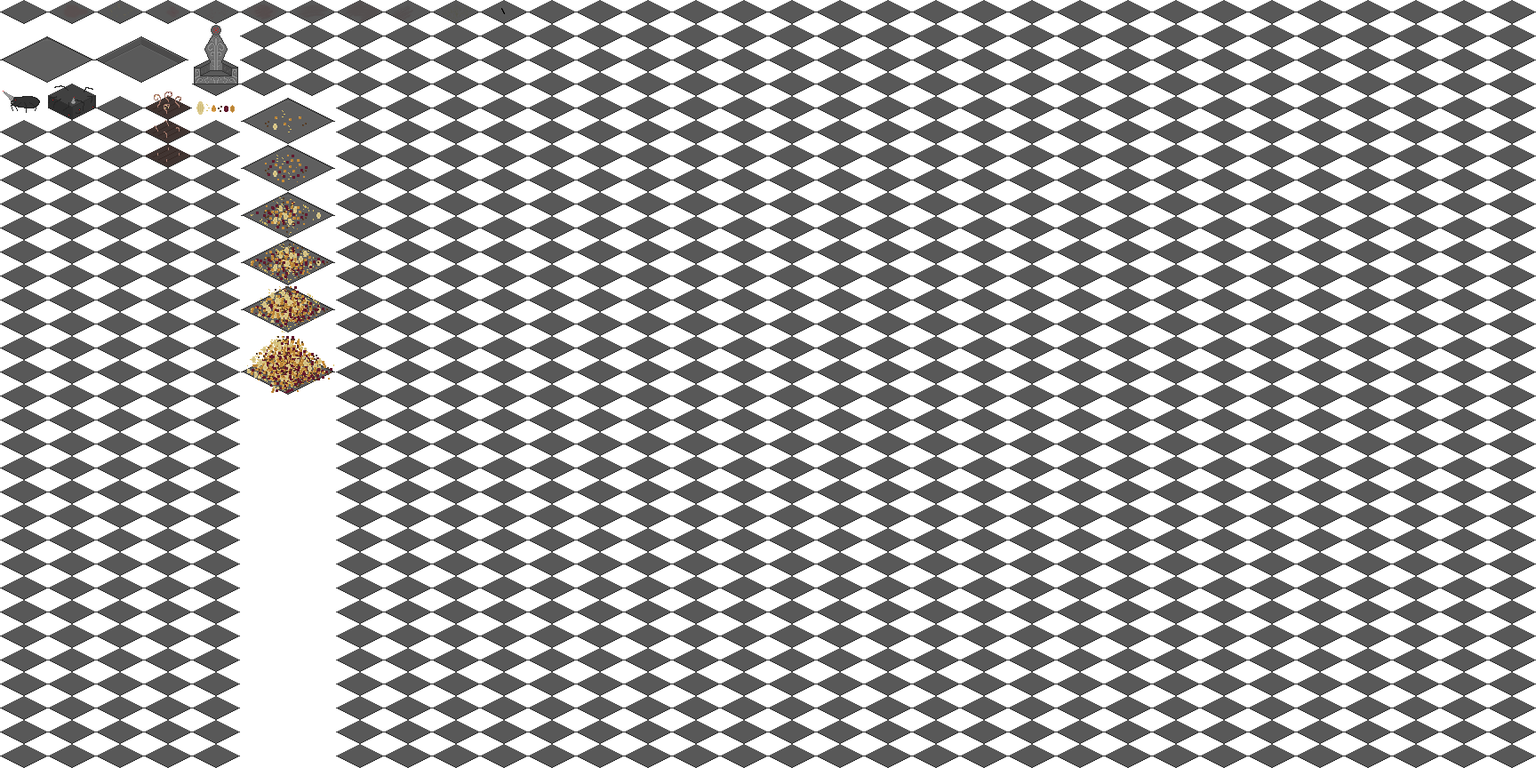
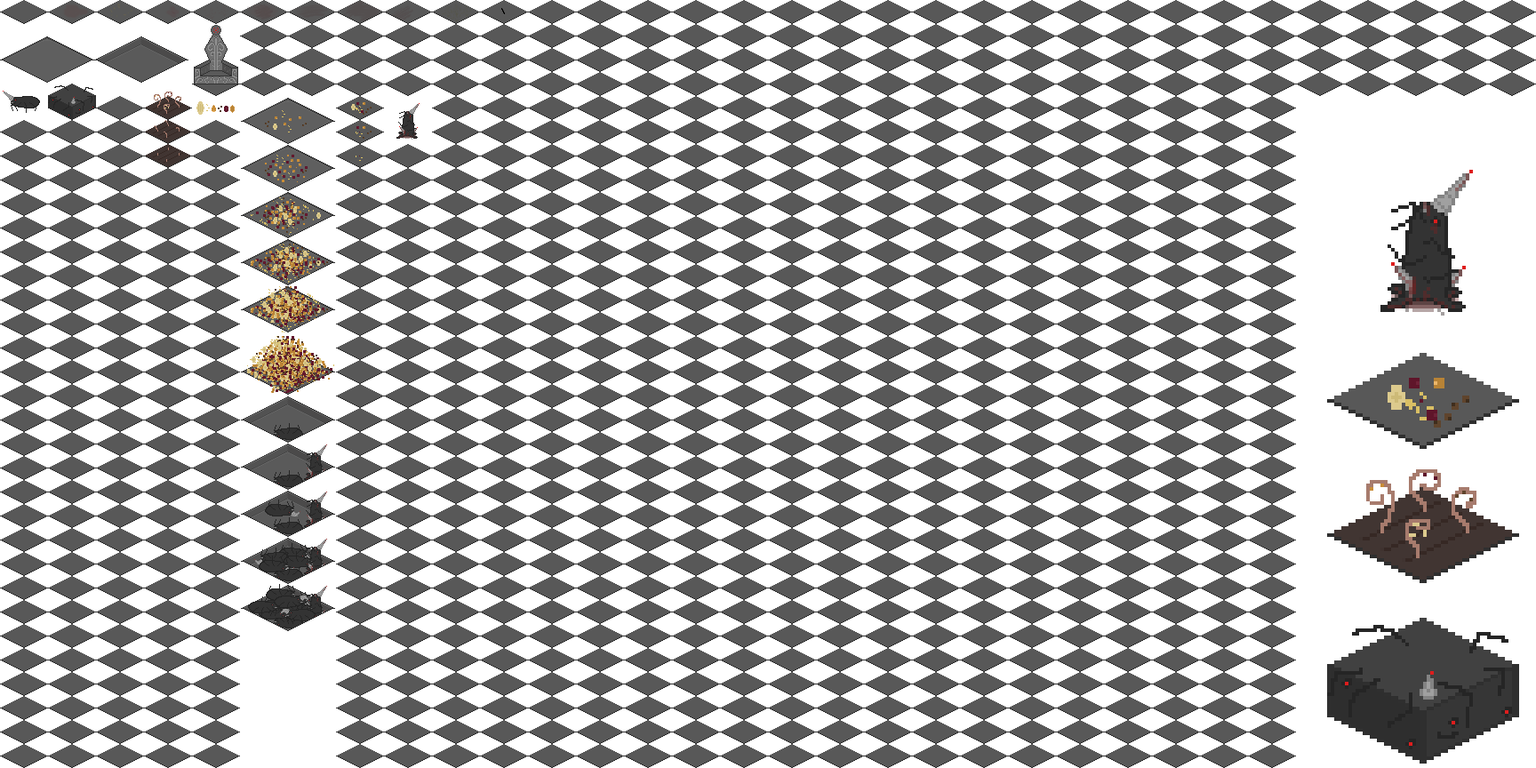
Before/after of a 1536x768 layered artwork. What changed in the layer stack:
added layer "Turret" above "Bait" over [left=1380, top=169, right=1473, bottom=316]
added layer "Bait" above "Wall" over [left=1327, top=352, right=1520, bottom=449]
added layer "Wall" above "Farm" over [left=1327, top=617, right=1520, bottom=764]
added layer "Farm" above "Background" over [left=1327, top=469, right=1520, bottom=584]
painted on "Background" over [left=240, top=95, right=1536, bottom=768]
